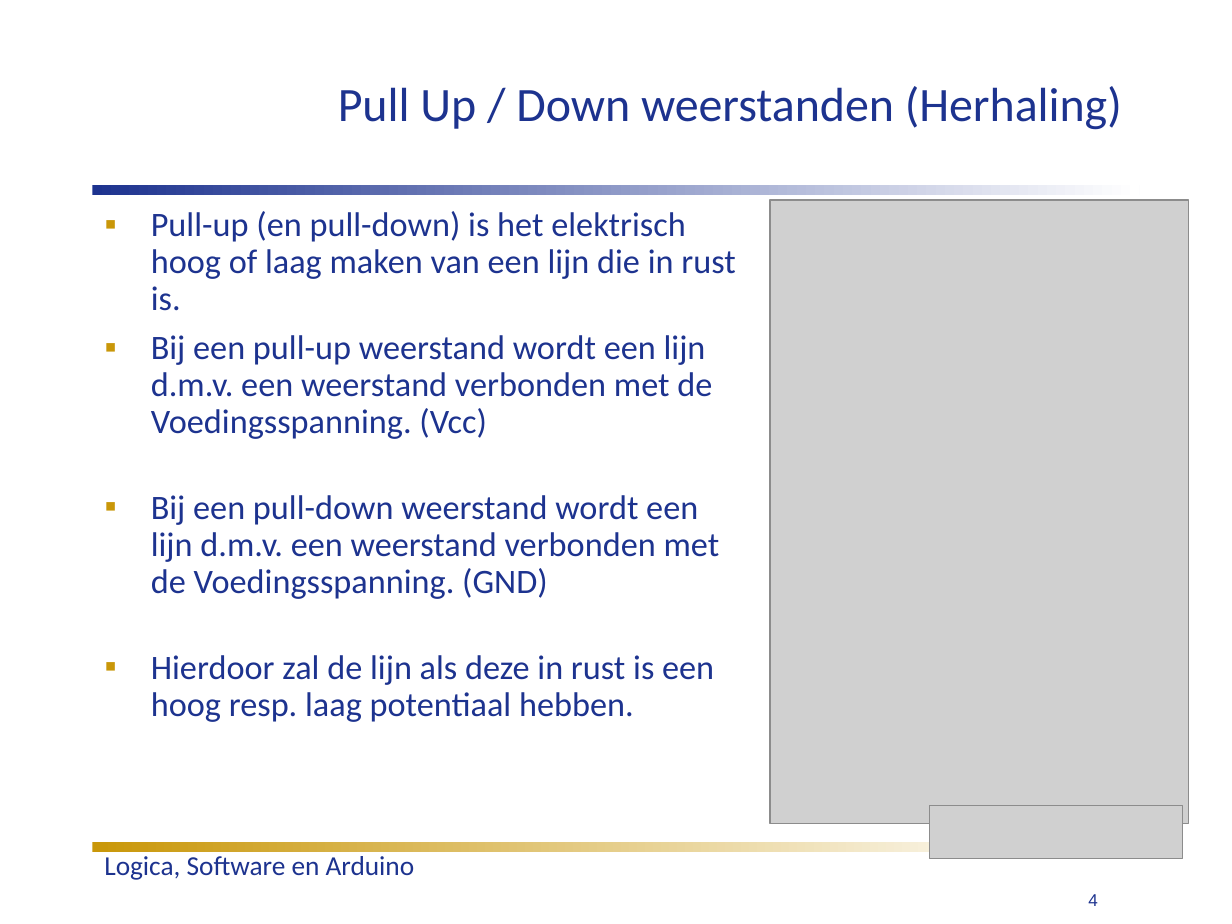
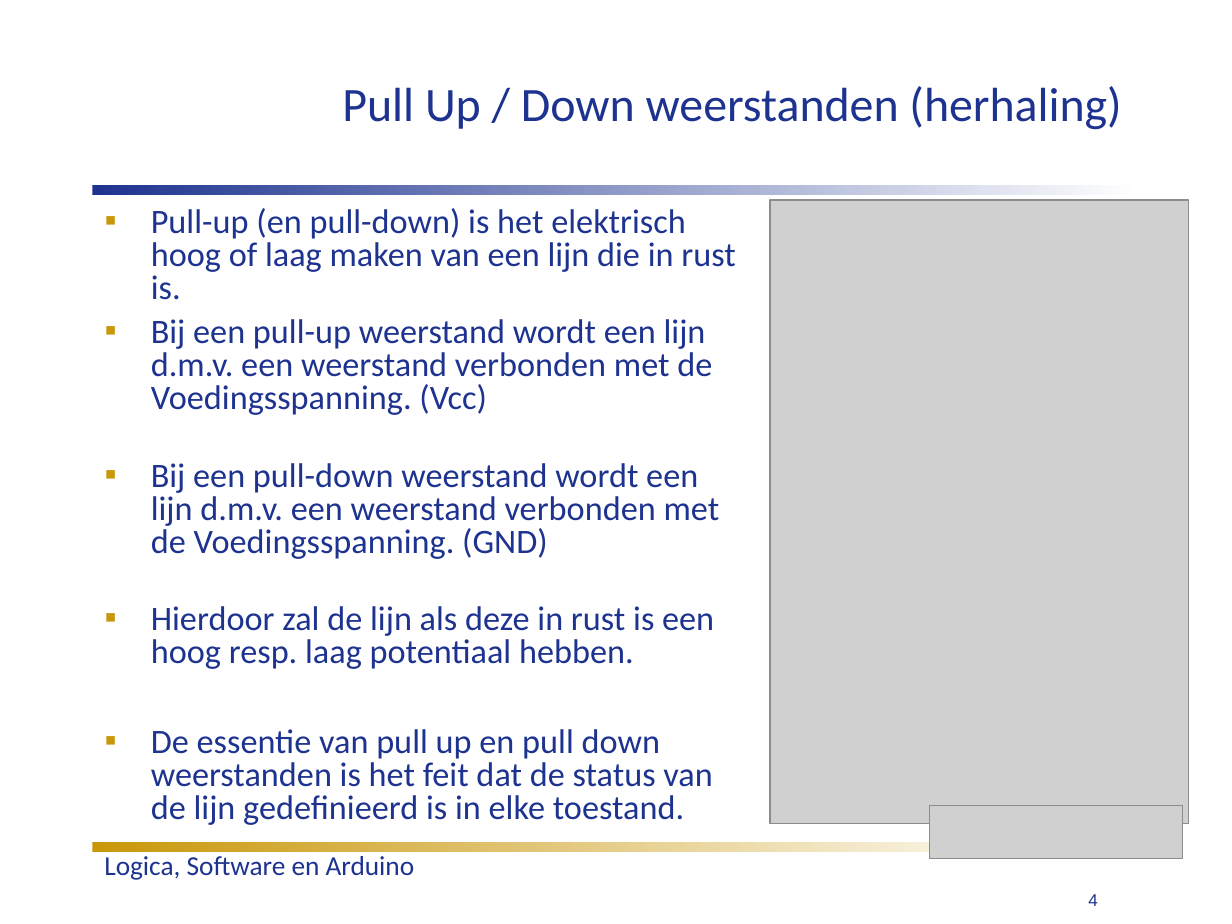
Before and after one commit to humiq/Greendevelopment, a slide deck: slide 4 of trunk/documents/Colleges/ISIROB College 4.ppt. Drawn at 1232x924 pixels with LibreOffice and Linux fonts; fonts in the diff are those of the drawing; grey boxes stand for pictures. Boxes give left, top, right and bottom in pixels: in the first picture for what was removed or moved away, otherwise in the second. Text is boxed around its words. In the diff, an @@ line names an element or a change of style, - is before the commit and + after.

```diff
--- a/trunk/documents/Colleges/ISIROB College 4.ppt
+++ b/trunk/documents/Colleges/ISIROB College 4.ppt
@@ title at (342,86,1121,130): text changed @@
-Pull Up / Down weerstanden (Herhaling)
+Pull Up / Down weerstanden (herhaling)
@@ text at (151,208,735,669): line spacing 0.9 to 0.8 @@
@@ text at (151,729,712,825): paragraph added @@
+▪ De essentie van pull up en pull down weerstanden is het feit dat de status van de lijn gedefinieerd is in elke toestand.
```
Also in this commit, not shown: 3 other slides changed, 2 other files.
